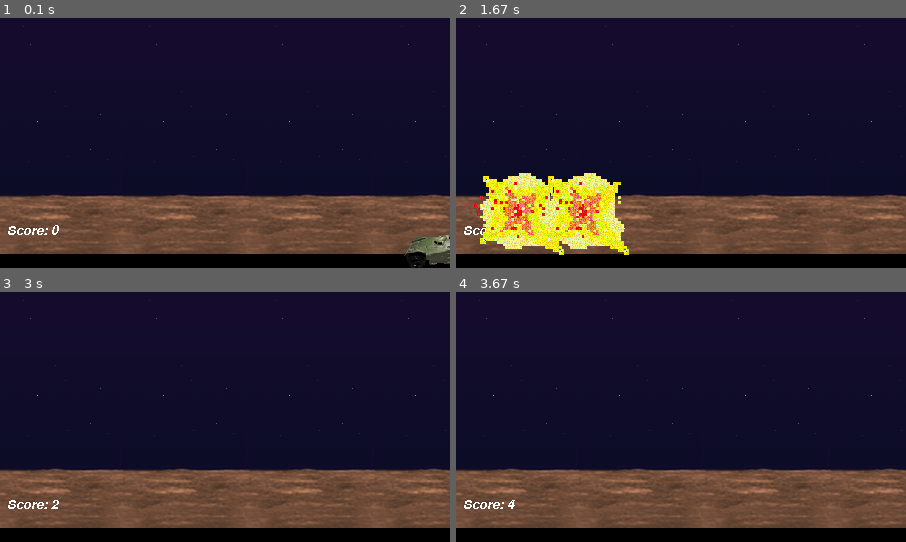
Above: before the commit, frames 1-4 (two rows, left to right).
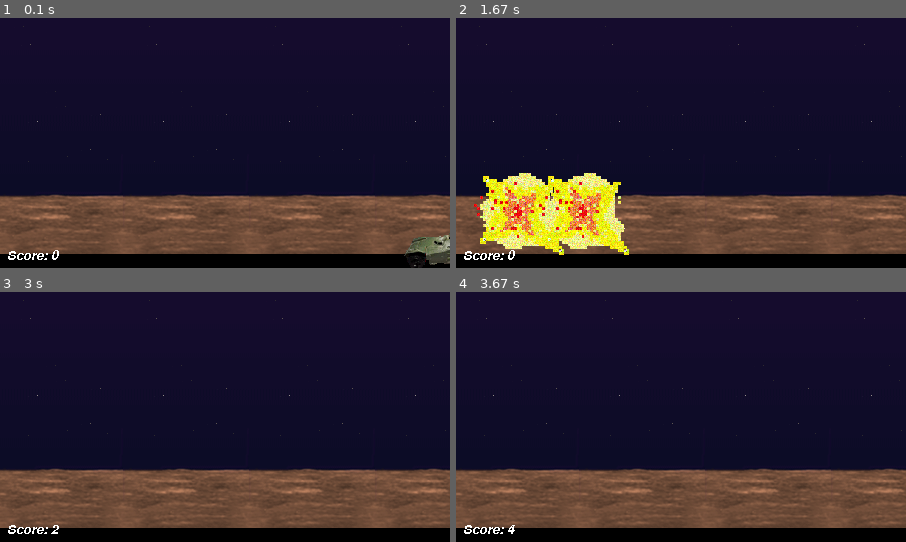
Above: after the commit, the same moments.

Repository: fmorriso/PyGame-Aliens-Example
Game: pygame game, started from aliens.py
The game is run twice, just before and just after one commit, with the same random seed, the same clock (stepped at 60 frames per second) and the same inputs.
Inputs:
- Up to frame 1 (0.1 s): no input
- Up to frame 2 (1.67 s): hold Right 0.33-0.8 s; hold Right 0.83-1.3 s; tap Space at 0.9, 1.2, 1.4 s; tap F at 0.98 s; hold Left from 1.33 s (still down)
- Up to frame 3 (3 s): tap Space at 1.7, 1.97, 2.27, 2.4, 2.7 s; release Left at 1.87 s; hold Left 1.9-2.3 s; hold Right 2.33-2.97 s; tap F at 2.48 s
- Up to frame 4 (3.67 s): hold Left 3-3.47 s; tap Space at 3.07, 3.37, 3.57 s; hold Right from 3.5 s (still down)
The pictures show only the part of the screen within x 0-50%, y 49-99%; the shares and areas given below are measured in that part.

The runs differ from the first frame. In frame 1, 0.3% of the frame differs, in the area x 1-14%, y 82-97%; in frame 2, 0.2%; in frame 3, 0.3%; in frame 4, 0.3%.

Commit message:
move scoreboard to scaled location on screen

Diff:
--- a/aliens.py
+++ b/aliens.py
@@ -231,7 +231,8 @@
         self.color = "white"
         self.lastscore = -1
         self.update()
-        self.rect = self.image.get_rect().move(10, 450)
+        # self.rect = self.image.get_rect().move(10, 450)
+        self.rect = self.image.get_rect().move(10, settings.score_board_y)
 
     def update(self):
         """We only update the score in update() when it has changed."""
--- a/settings.py
+++ b/settings.py
@@ -19,3 +19,4 @@
         self.screen_width = game_width
         self.screen_height = game_height
         self.near_bottom = game_height * 0.90
+        self.score_board_y = game_height * 0.95
